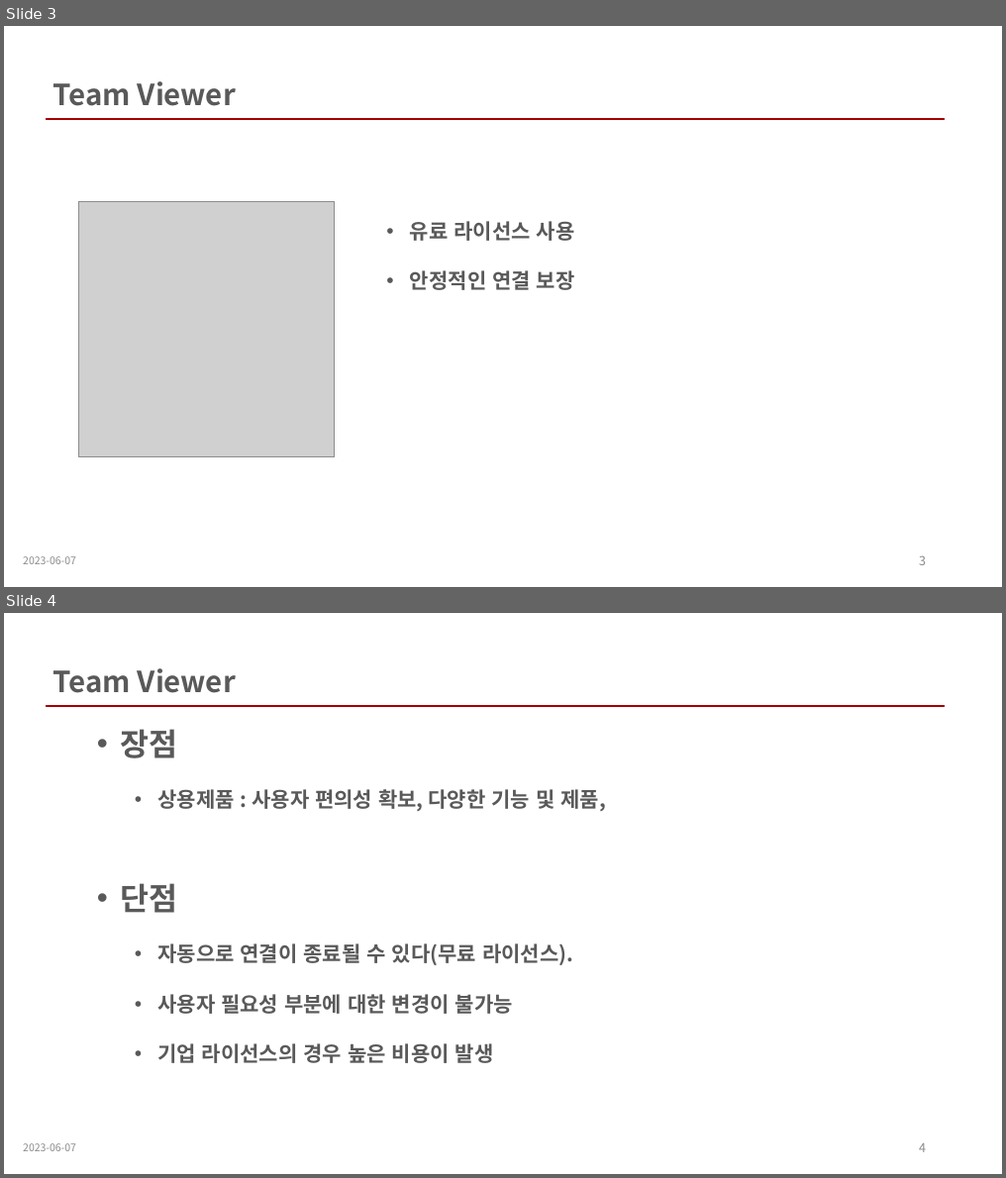
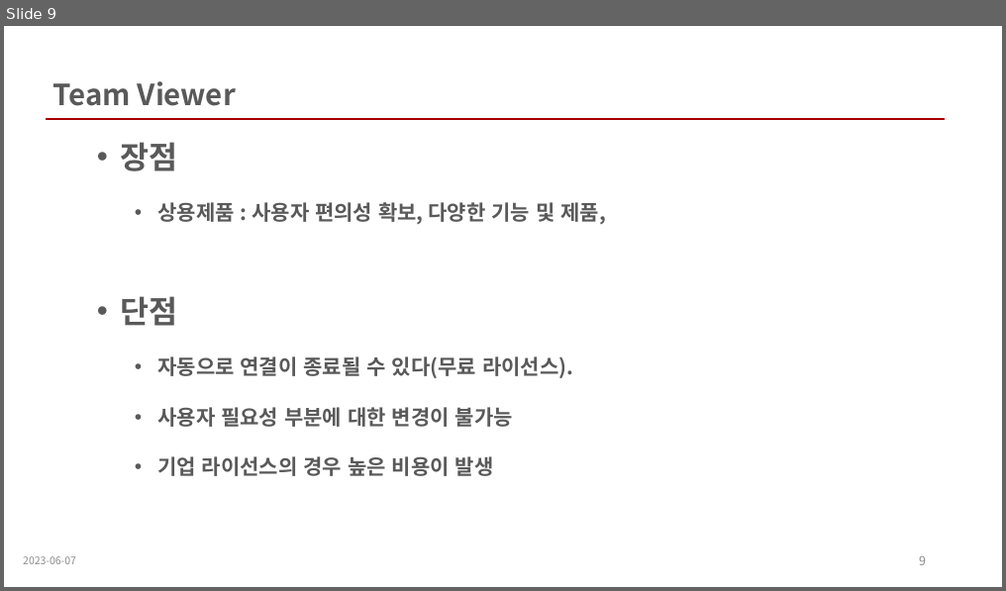
Before and after one commit to wkdnffla3/Dev_doc, a slide deck: deep_learning/DL_ppt/2_perceptron.pptx. Shown one above the other, each under a label of ours: slides 3 and 4 before the commit, slide 9 after it. The pictures are 1006x1178 and 1006x591 pixels, drawn with LibreOffice and Linux fonts; fonts in the diff are those of the drawing; grey boxes stand for pictures. Boxes give left, top, right and bottom in pixels: in the first picture for what was removed or moved away, otherwise in the second. Text is boxed around its words. In the diff, an @@ line names an element or a change of style, - is before the commit and + after.

```diff
--- a/deep_learning/DL_ppt/2_perceptron.pptx
+++ b/deep_learning/DL_ppt/2_perceptron.pptx
@@ slide 3 removed at (4, 26, 1002, 587), background #FFFFFF @@
@@ text removed at (54, 81, 236, 106) @@
-Team Viewer
@@ line removed from (46, 120) to (945, 120) @@
@@ picture removed at (79, 202, 335, 458) @@
@@ text removed at (410, 221, 575, 290) @@
-• 유료 라이선스 사용
-• 안정적인 연결 보장
@@ text removed at (23, 557, 76, 565) @@
-2023-06-07
@@ page number removed at (919, 557, 926, 566) @@
-3
@@ what was slide 4 is now slide 9 @@
@@ page number at (919, 557, 926, 566): text changed @@
-4
+9
```
Also in this commit, not shown: 1 slide changed, 7 slides added, 1 other file.
